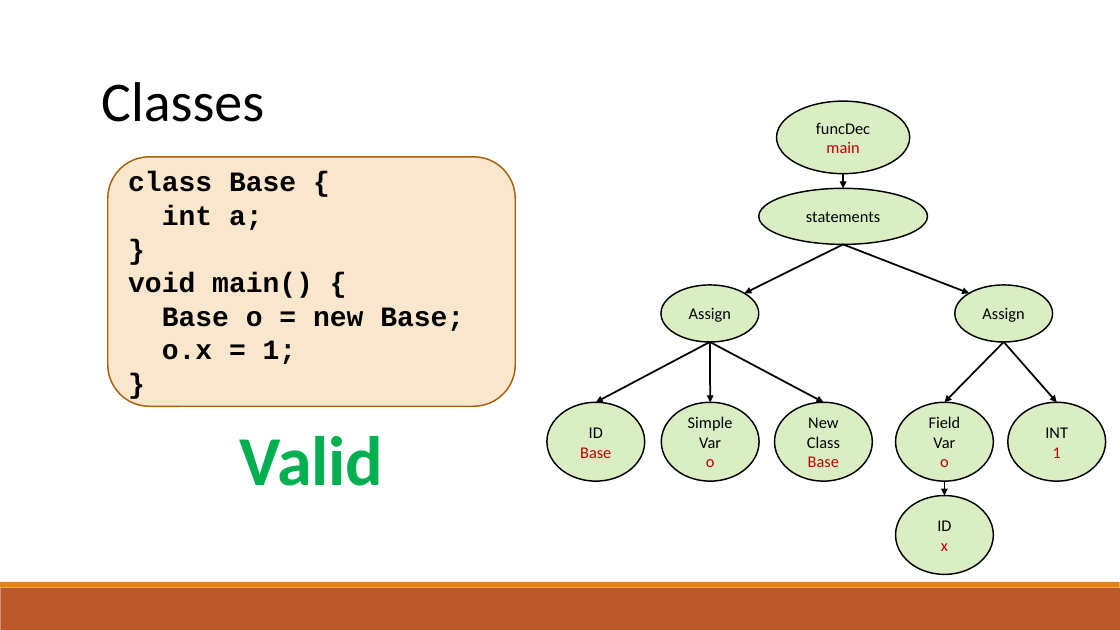
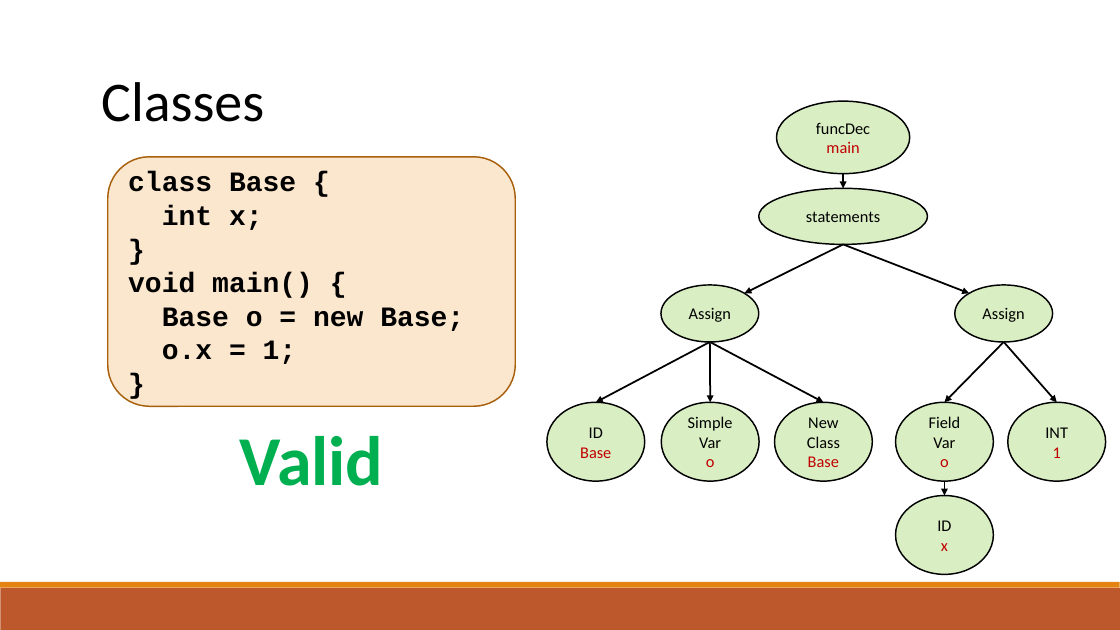
Before and after one commit to raghadzeidan/COMPILATION_TAU_FOR_STUDENTS, a slide deck: slide 57 of new_slides/semantic.pptx (slide 55 before the commit). Drawn at 1120x630 pixels with LibreOffice and Linux fonts; fonts in the diff are those of the drawing. Boxes give left, top, right and bottom in pixels: in the first picture for what was removed or moved away, otherwise in the second. Text is boxed around its words. In the diff, an @@ line names an element or a change of style, - is before the commit and + after.

```diff
--- a/new_slides/semantic.pptx
+++ b/new_slides/semantic.pptx
@@ text in rounded rectangle at (162, 205, 263, 230): text changed @@
-int a;
+int x;
```
Also in this commit, not shown: 3 other slides changed, 4 slides added, 1 slide removed, 1 other file.
